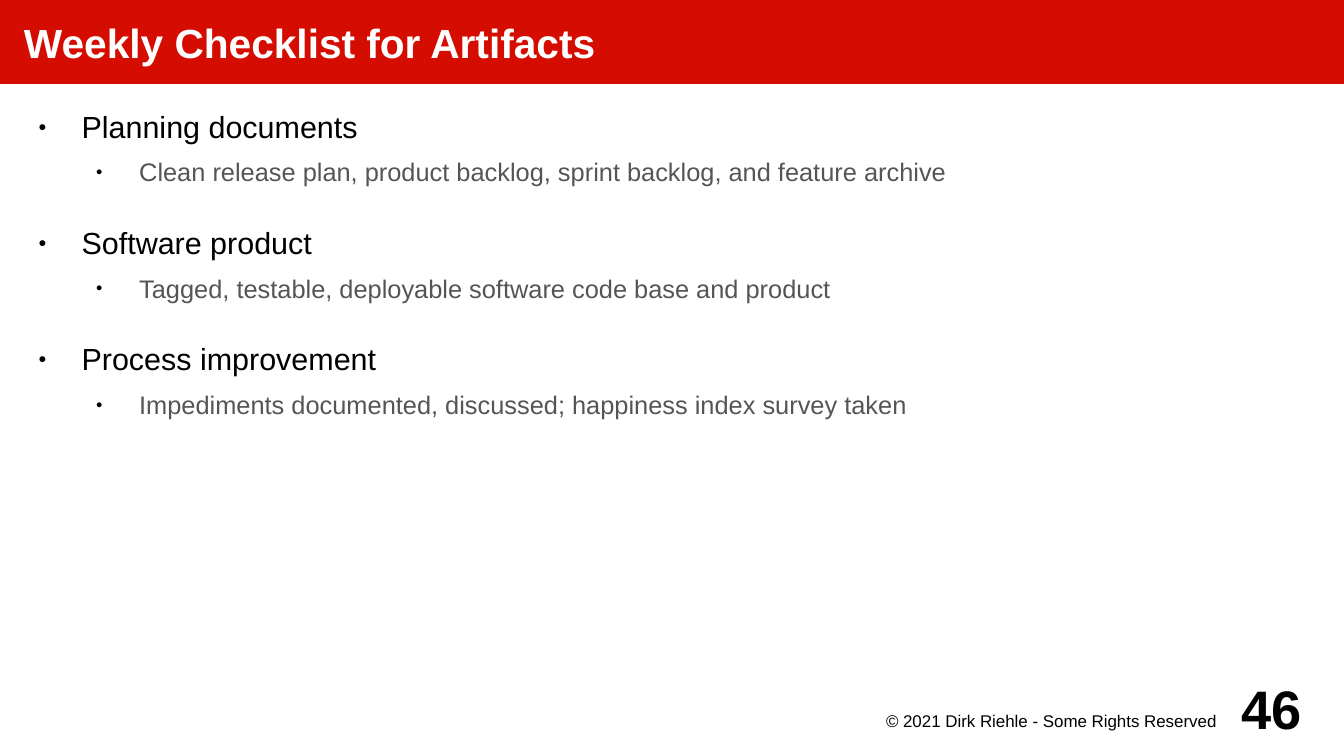
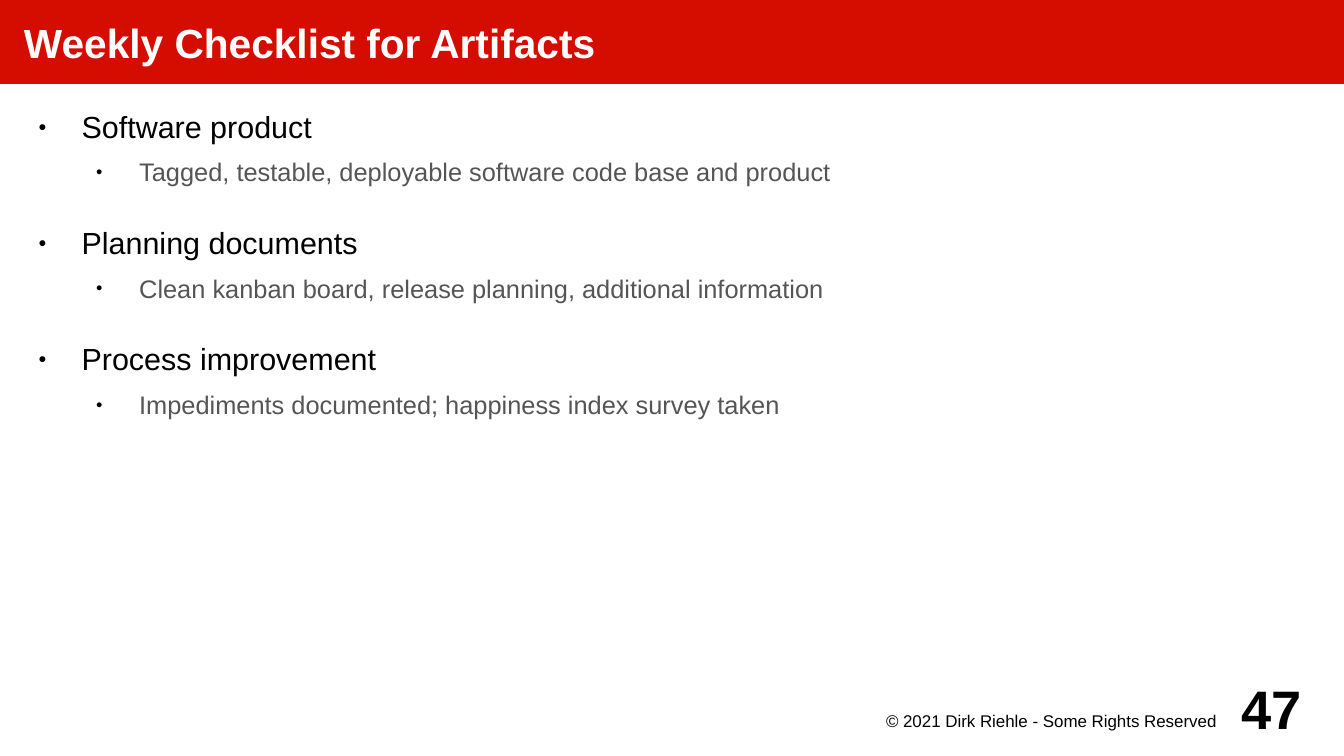
Before and after one commit to dirkriehle/amos-course, a slide deck: slide 47 of Lecture slides/AMOS B02 - Tools and Artifacts.odp (slide 46 before the commit). Drawn at 1344x756 pixels with LibreOffice and Linux fonts; fonts in the diff are those of the drawing. Boxes give left, top, right and bottom in pixels: in the first picture for what was removed or moved away, otherwise in the second. Text is boxed around its words. In the diff, an @@ line names an element or a change of style, - is before the commit and + after.

```diff
--- a/Lecture slides/AMOS B02 - Tools and Artifacts.odp
+++ b/Lecture slides/AMOS B02 - Tools and Artifacts.odp
@@ text at [82,116,946,187]: paragraphs removed @@
-● Planning documents
-  ● Clean release plan, product backlog, sprint backlog, and feature archive
@@ text at [139,279,824,303]: paragraphs added @@
+● Planning documents
+  ● Clean kanban board, release planning, additional information
@@ text at [139,395,779,419]: text changed @@
-  ● Impediments documented, discussed; happiness index survey taken
+  ● Impediments documented; happiness index survey taken
@@ page number at [1242,691,1302,729]: text changed @@
-46
+47
```
Also in this commit, not shown: 8 other slides changed, 1 slide added, 20 other files.
